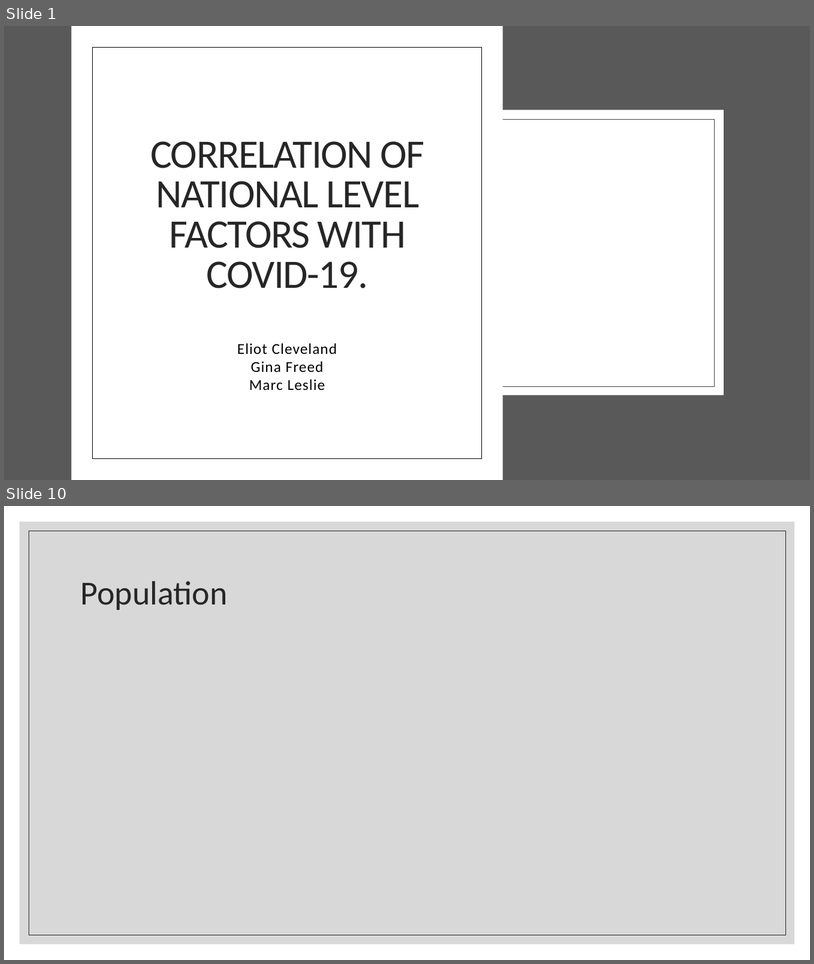
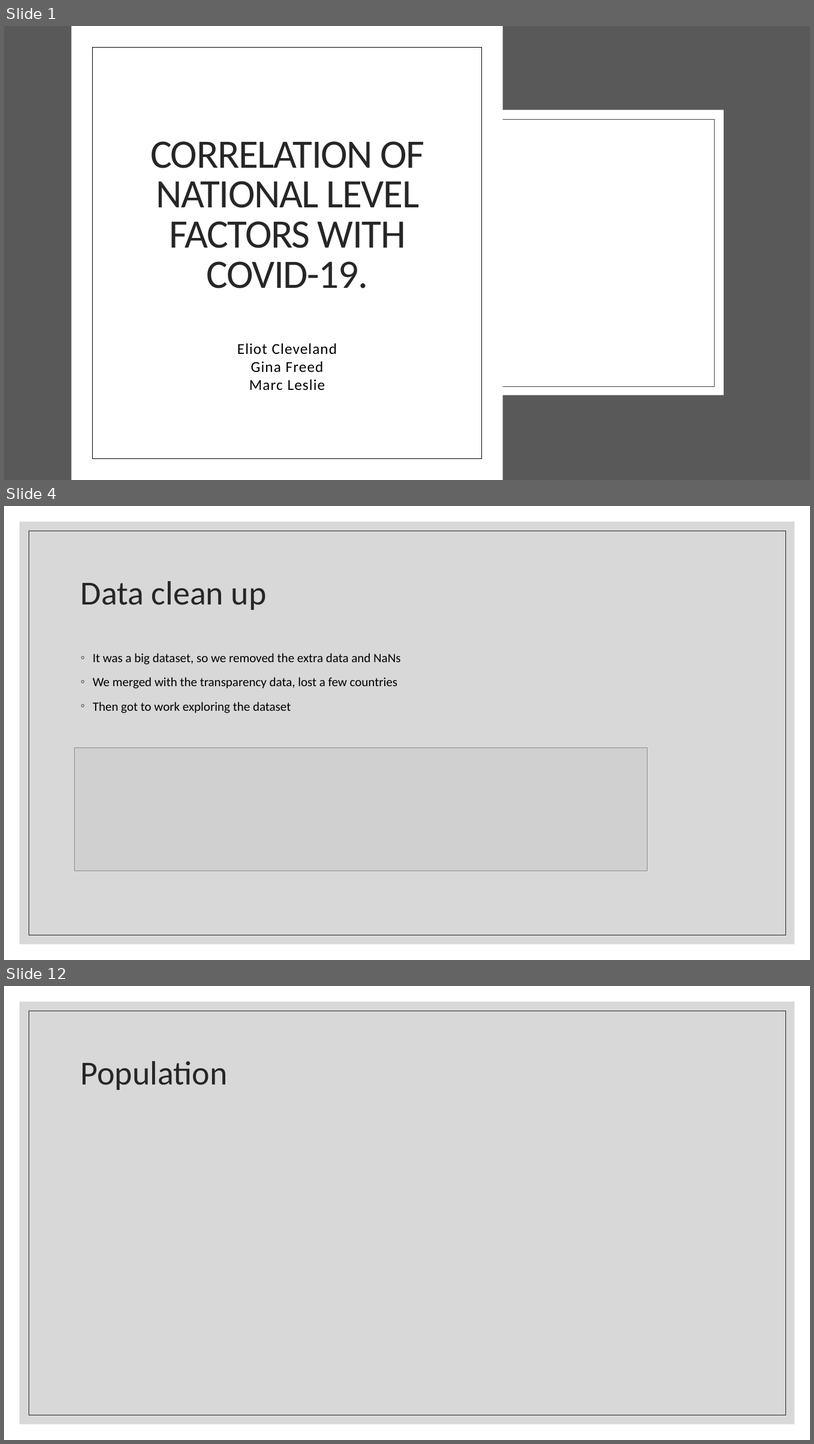
Before and after one commit to eclevela-1234/Covid-19-in-Europe, a slide deck: Covid-19 Presentation Team GEM.pptx. Shown one above the other, each under a label of ours: slides 1 and 10 before the commit, slides 1, 4 and 12 after it; the slides between them are not shown. The pictures are 814x964 and 814x1444 pixels, drawn with LibreOffice and Linux fonts; fonts in the diff are those of the drawing; grey boxes stand for pictures; background and template pictures are left out. Boxes give left, top, right and bottom in pixels: in the first picture for what was removed or moved away, otherwise in the second. Text is boxed around its words. In the diff, an @@ line names an element or a change of style, - is before the commit and + after.

```diff
--- a/Covid-19 Presentation Team GEM.pptx
+++ b/Covid-19 Presentation Team GEM.pptx
@@ slide 4 added at (x1=4, y1=506, x2=810, y2=960), background #FFFFFF; not listed: 2 template elements that a slide beside it also shows @@
@@ title added at (x1=81, y1=581, x2=267, y2=610), 40 pt, text #262626 @@
+Data clean up
@@ text added at (x1=93, y1=653, x2=401, y2=713), 15 pt, text #000000 @@
+◦ It was a big dataset, so we removed the extra data and NaNs
+◦ We merged with the transparency data, lost a few countries
+◦ Then got to work exploring the dataset
@@ picture added at (x1=75, y1=748, x2=648, y2=871) @@
@@ what was slide 10 is now slide 12 @@
```
Also in this commit, not shown: 1 slide changed, 10 other slides added, 8 slides removed.
